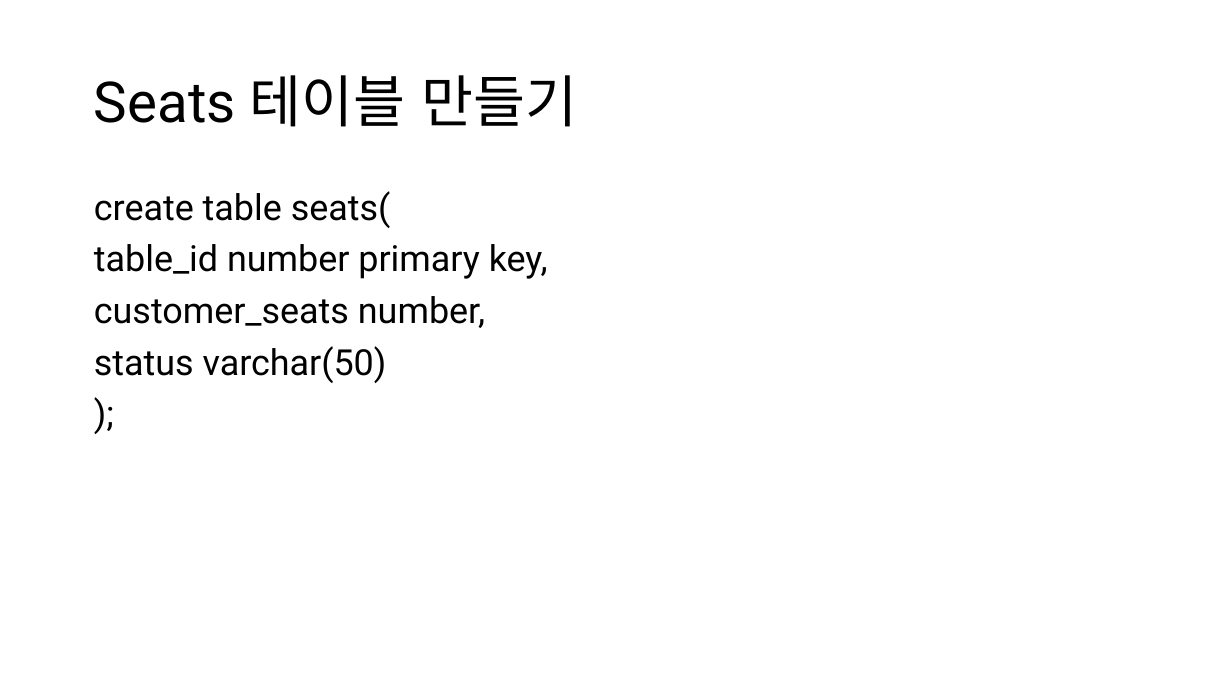
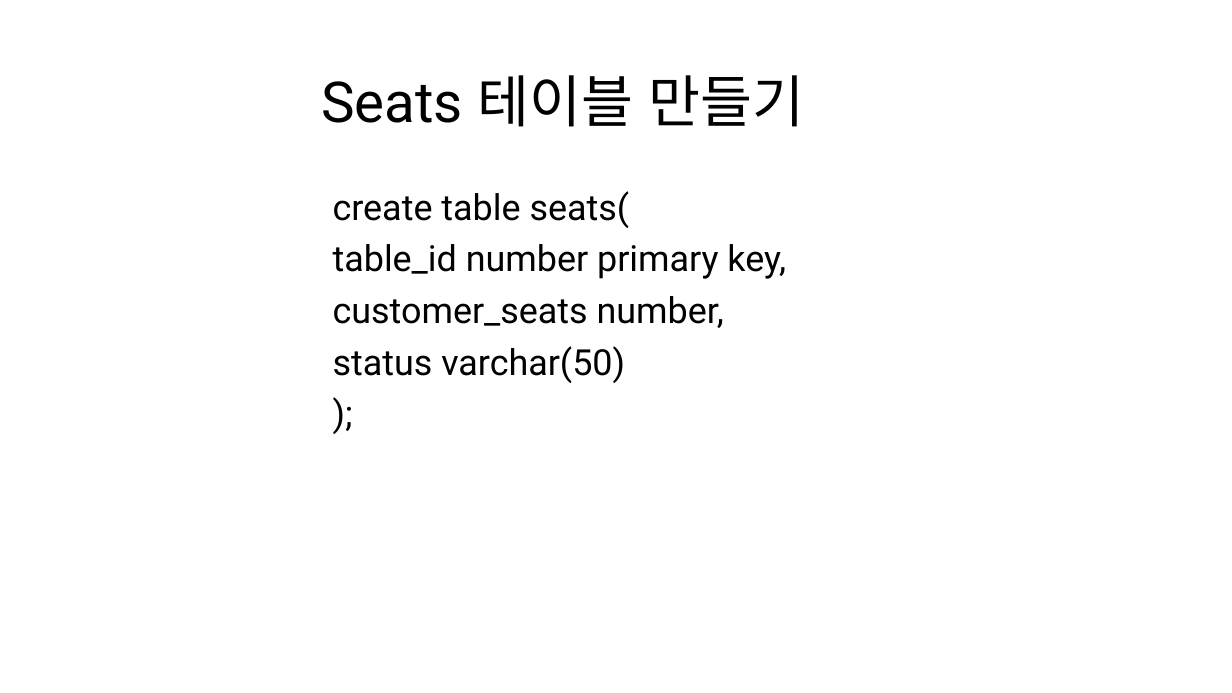
Before and after one commit to TaYaKi71751/gukbi, a slide deck: slide 7 of ppt/Oracle DB Project.pptx. Drawn at 1232x693 pixels with LibreOffice and Linux fonts; fonts in the diff are those of the drawing. Boxes give left, top, right and bottom in pixels: in the first picture for what was removed or moved away, otherwise in the second. Text is boxed around its words. In the diff, an @@ line names an element or a change of style, - is before the commit and + after.

Commit message:
Fix pptx

```diff
--- a/ppt/Oracle DB Project.pptx
+++ b/ppt/Oracle DB Project.pptx
@@ title "Seats 테이블 만들기" moved from (x1=94, y1=75, x2=577, y2=127) to (x1=321, y1=75, x2=805, y2=127) @@
@@ text "create table seats(" moved from (x1=94, y1=191, x2=548, y2=383) to (x1=333, y1=191, x2=786, y2=383) @@
```
Also in this commit, not shown: 2 other slides changed, 3 slides added, 3 slides removed.
